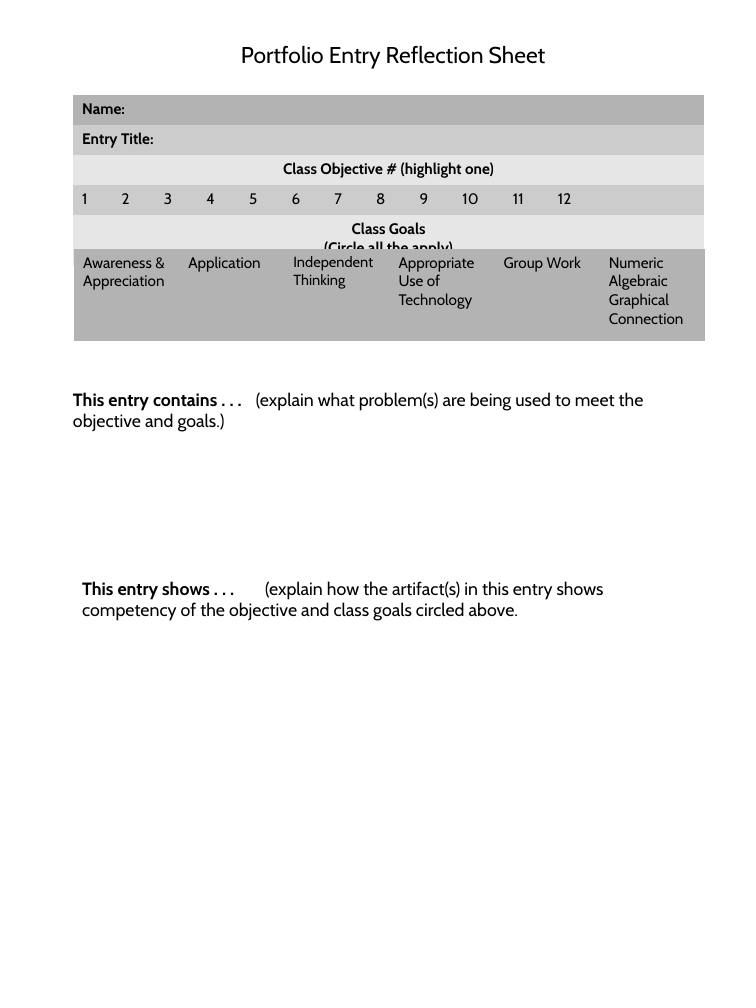
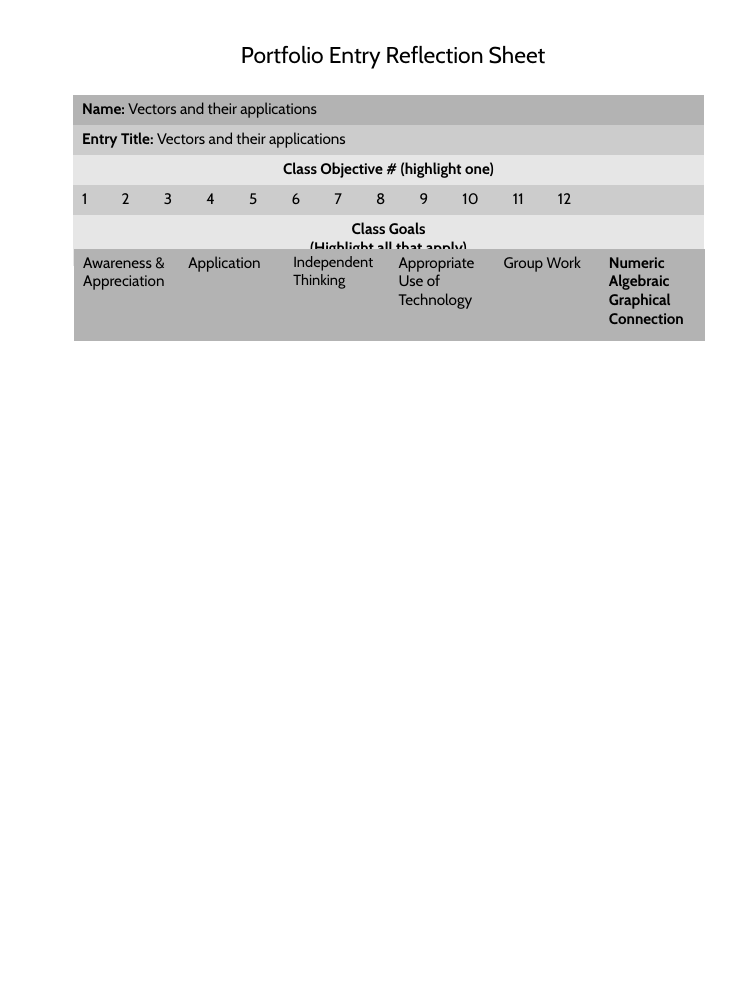
Before and after one commit to luisnaranjo733/precalc, a slide deck: slide 1 of src/objectives/reflections/8.odp. Drawn at 756x1008 pixels with LibreOffice and Linux fonts; fonts in the diff are those of the drawing. Boxes give left, top, right and bottom in pixels: in the first picture for what was removed or moved away, otherwise in the second. Text is boxed around its words. In the diff, an @@ line names an element or a change of style, - is before the commit and + after.

```diff
--- a/src/objectives/reflections/8.odp
+++ b/src/objectives/reflections/8.odp
@@ table at [73, 95, 704, 261] @@
-row 1, column 1: Name:
+row 1, column 1: Name: Vectors and their applications
-row 2, column 1: Entry Title:
+row 2, column 1: Entry Title: Vectors and their applications
-row 5, column 1: Class Goals / (Circle all the apply)
+row 5, column 1: Class Goals / (Highlight all that apply)
@@ table at [74, 249, 705, 328] @@
@@ bold on in "Numeric Algebraic Graphical Connection" @@
@@ text removed at [73, 392, 644, 432] @@
-This entry contains . . . (explain what problem(s) are being used to meet the objective and goals.)
@@ text removed at [82, 581, 604, 621] @@
-This entry shows . . . (explain how the artifact(s) in this entry shows competency of the objective and class goals circled above.
```
Also in this commit, not shown: 48 other files.
